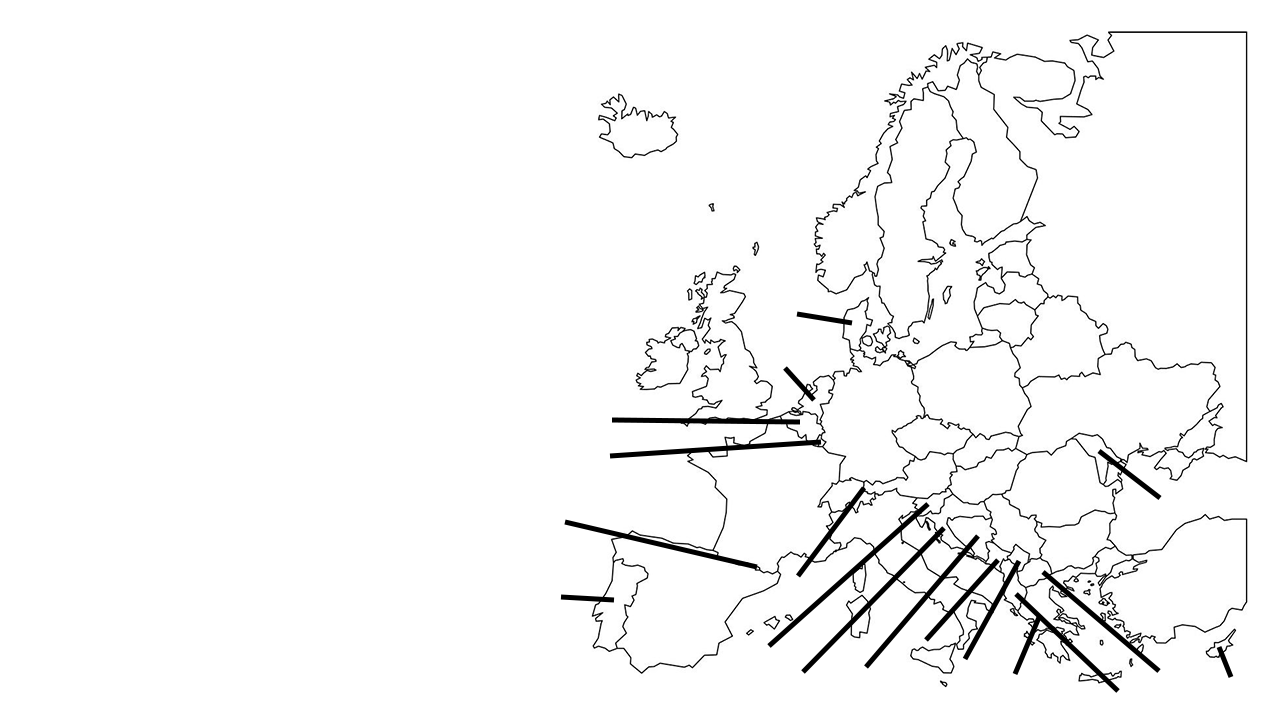
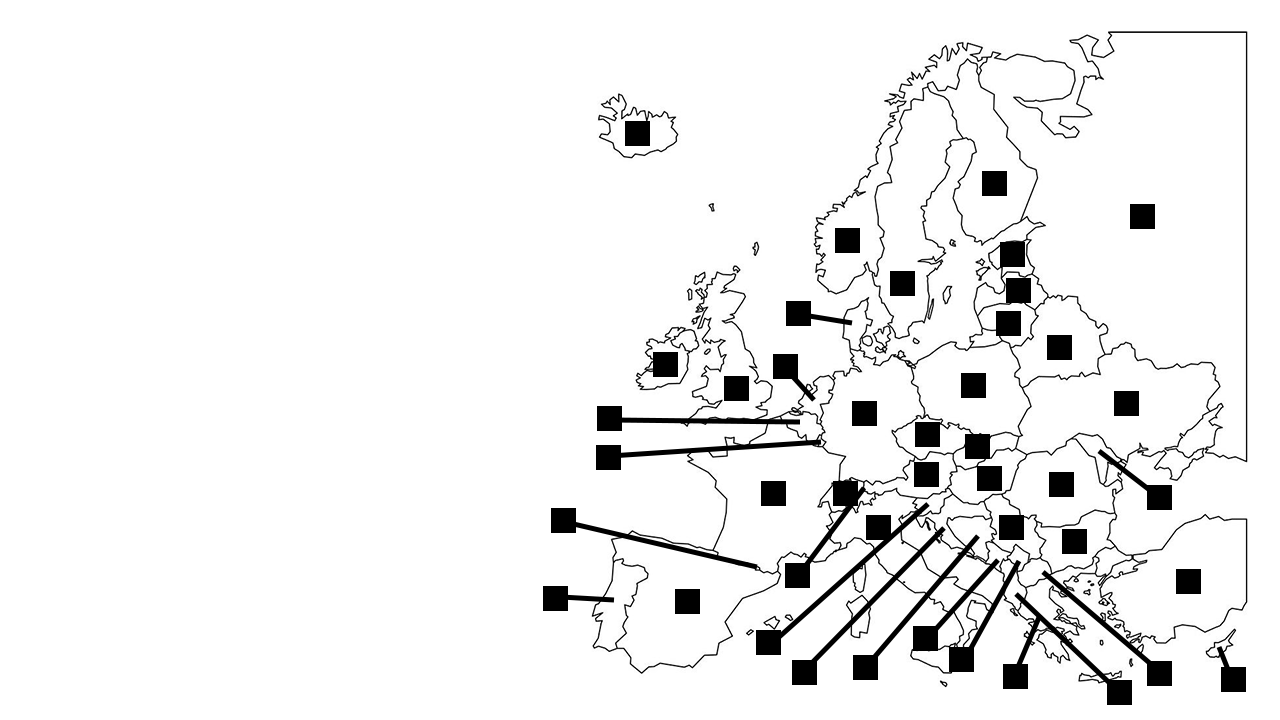
Layered file, before and after one edit (1280px x 720px). Changes by layer:
showed "Rectangle 43" over [785, 563, 810, 588]
showed "Rectangle 42" over [551, 508, 576, 533]
showed "Rectangle 41" over [1147, 485, 1172, 510]
showed "Rectangle 40" over [1147, 661, 1172, 686]
showed "Rectangle 39" over [1107, 680, 1132, 705]
showed "Rectangle 38" over [949, 647, 974, 672]
showed "Rectangle 37" over [913, 626, 938, 651]
showed "Rectangle 36" over [853, 655, 878, 680]
showed "Rectangle 35" over [792, 660, 817, 685]
showed "Rectangle 34" over [756, 630, 781, 655]
showed "Rectangle 33" over [773, 354, 798, 379]
showed "Rectangle 32" over [786, 301, 811, 326]
showed "Rectangle 31" over [596, 445, 621, 470]
showed "Rectangle 30" over [597, 406, 622, 431]
showed "Rectangle 29" over [543, 586, 568, 611]
showed "Rectangle 28" over [1221, 667, 1246, 692]
showed "Rectangle 27" over [1003, 664, 1028, 689]
showed "Rectangle 26" over [914, 462, 939, 487]
showed "Rectangle 25" over [1000, 242, 1025, 267]
showed "Rectangle 24" over [1006, 278, 1031, 303]
showed "Rectangle 23" over [833, 481, 858, 506]
showed "Rectangle 22" over [866, 515, 891, 540]
showed "Rectangle 21" over [999, 515, 1024, 540]
showed "Rectangle 20" over [965, 434, 990, 459]
…and 19 more changes (19 visibility)
